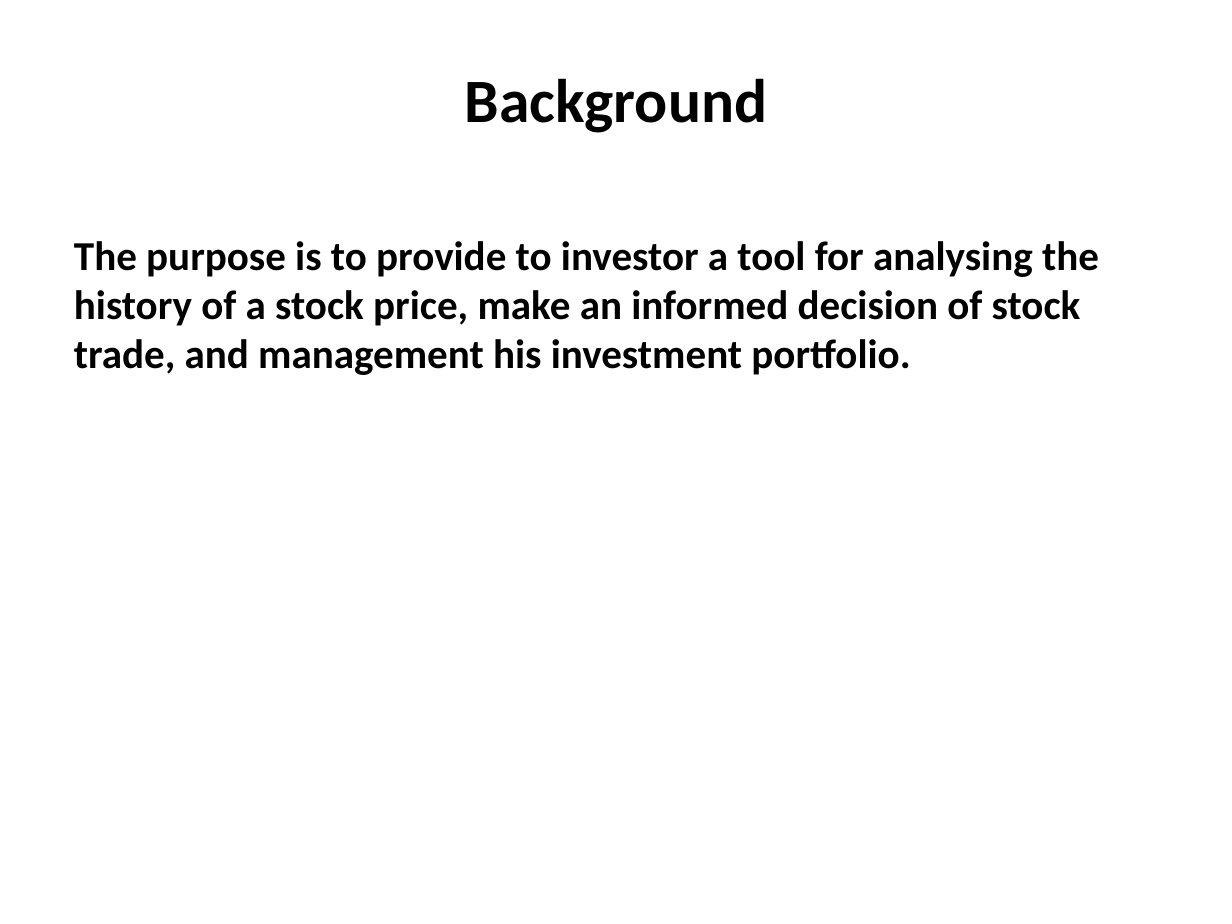
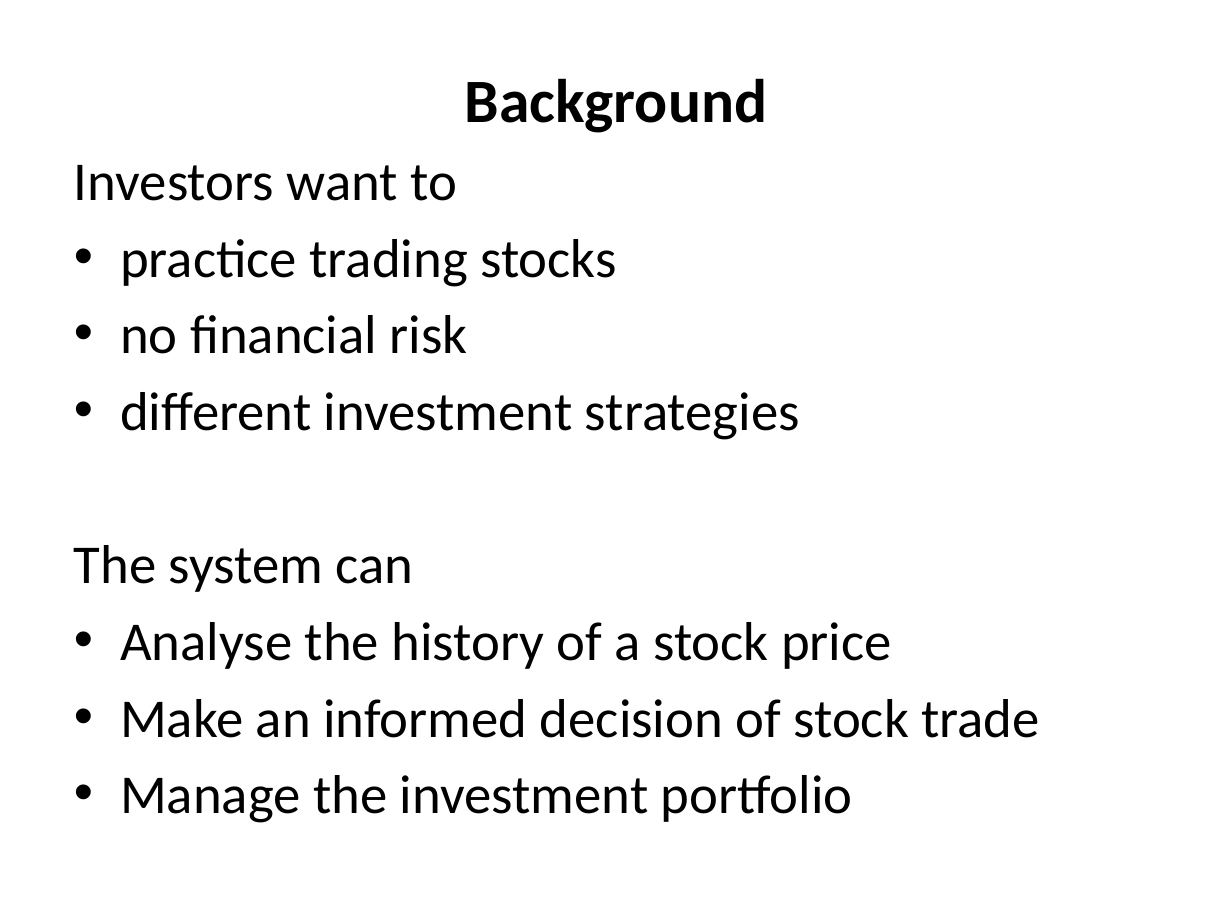
Before and after one commit to IPD8-guofeng/dotnet-group-project, a slide deck: slide 2 of Stock trade and analyst system.pptx. Drawn at 1232x924 pixels with LibreOffice and Linux fonts; fonts in the diff are those of the drawing. Boxes give left, top, right and bottom in pixels: in the first picture for what was removed or moved away, otherwise in the second. Text is boxed around its words. In the diff, an @@ line names an element or a change of style, - is before the commit and + after.

```diff
--- a/Stock trade and analyst system.pptx
+++ b/Stock trade and analyst system.pptx
@@ text at (x1=74, y1=165, x2=1040, y2=823): text changed; size 24 to 32 pt; bold off @@
-The purpose is to provide to investor a tool for analysing the history of a stock price, make an informed decision of stock trade, and management his investment portfolio.
+Investors want to
+• practice trading stocks
+• no financial risk
+• different investment strategies
+The system can
+• Analyse the history of a stock price
+• Make an informed decision of stock trade
+• Manage the investment portfolio
```
Also in this commit, not shown: 5 other slides changed, 1 slide added.
